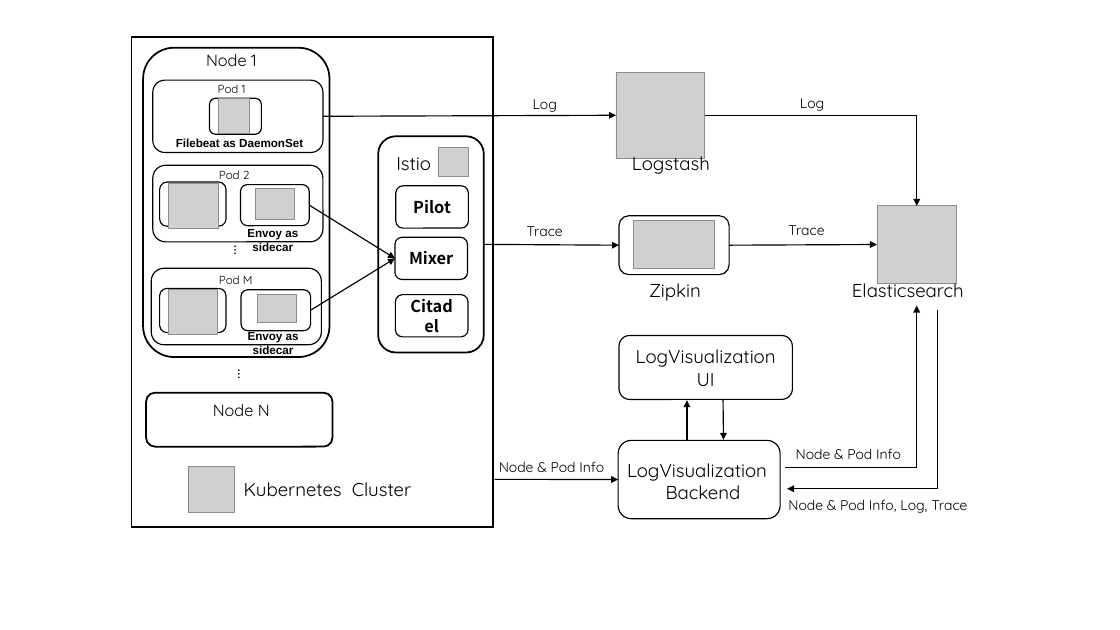
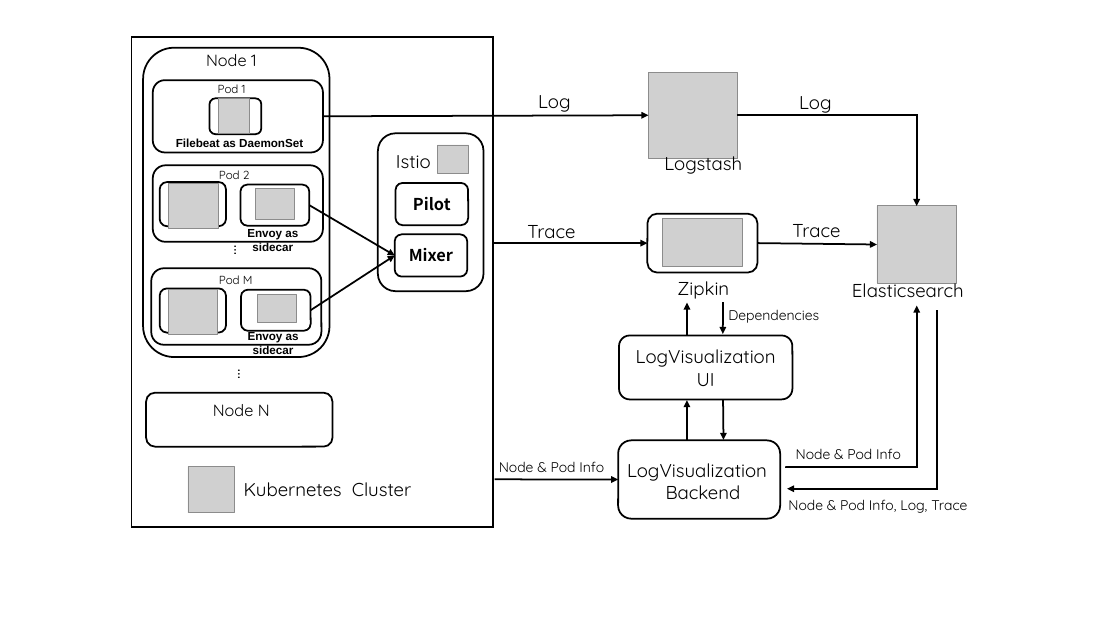
Before and after one commit to Rogen319/logvisualization, a slide deck: slide 4 of architecture.pptx. Drawn at 1120x630 pixels with LibreOffice and Linux fonts; fonts in the diff are those of the drawing; grey boxes stand for pictures. Boxes give left, top, right and bottom in pixels: in the first picture for what was removed or moved away, otherwise in the second. Text is boxed around its words. In the diff, an @@ line names an element or a change of style, - is before the commit and + after.

Commit message:
modify

```diff
--- a/architecture.pptx
+++ b/architecture.pptx
@@ size 12 to 16 pt in 4 elements at box(527, 225, 575, 244), box(792, 224, 840, 244), box(799, 96, 832, 116), box(538, 95, 571, 112) @@
@@ picture: place and size @@
-picture at box(616, 72, 705, 159)
+picture at box(649, 72, 738, 159)
@@ arrow moved from (323, 116) - (616, 115) to (323, 116) - (649, 115) @@
@@ arrow (323, 116) - (649, 115): stroke #000000 1 pt to #000000 1.5 pt @@
@@ elbow arrow moved from (705, 115) - (917, 206) to (737, 115) - (917, 206) @@
@@ elbow arrow (737, 115) - (917, 206): stroke #000000 1 pt to #000000 1.5 pt @@
@@ rounded rectangle: place and size @@
-rounded rectangle at box(378, 136, 484, 352)
+rounded rectangle at box(378, 134, 484, 292)
@@ text "Logstash": place and size @@
-text "Logstash" at box(632, 150, 710, 174)
+text "Logstash" at box(664, 150, 742, 174)
@@ arrow moved from (309, 205) - (395, 259) to (309, 205) - (395, 255) @@
@@ arrow (309, 205) - (395, 255): stroke #000000 1 pt to #000000 1.5 pt @@
@@ outline #000000 1 pt to #000000 1.5 pt in 13 elements at box(619, 335, 792, 399), box(396, 183, 468, 225), box(395, 234, 467, 276), box(209, 98, 261, 134), box(160, 182, 226, 227), box(240, 185, 309, 226), box(160, 288, 226, 333), box(241, 290, 311, 331), box(618, 440, 781, 518), box(153, 80, 323, 152), box(153, 166, 323, 242), box(151, 268, 322, 344), box(648, 213, 758, 272) @@
@@ rounded rectangle: place and size @@
-rounded rectangle at box(619, 216, 729, 275)
+rounded rectangle at box(648, 213, 758, 272)
@@ picture: place and size @@
-picture at box(634, 220, 715, 268)
+picture at box(662, 218, 743, 266)
@@ arrow moved from (311, 310) - (395, 259) to (311, 310) - (395, 255) @@
@@ arrow (311, 310) - (395, 255): stroke #000000 1 pt to #000000 1.5 pt @@
@@ arrow moved from (484, 245) - (619, 245) to (493, 243) - (648, 243) @@
@@ arrow (493, 243) - (648, 243): stroke #000000 1 pt to #000000 1.5 pt @@
@@ arrow moved from (729, 245) - (877, 245) to (758, 243) - (877, 245) @@
@@ arrow (758, 243) - (877, 245): stroke #000000 1 pt to #000000 1.5 pt @@
@@ rounded rectangle removed at box(396, 295, 468, 337) @@
-Citadel
@@ text "Zipkin": place and size @@
-text "Zipkin" at box(649, 283, 701, 301)
+text "Zipkin" at box(677, 281, 729, 299)
@@ arrow added from (687, 335) to (687, 302), #000000 1.5 pt @@
@@ arrow added from (723, 302) to (723, 334), #000000 1.5 pt @@
@@ text added at box(728, 310, 819, 323), 12 pt, text #000000 @@
+Dependencies
@@ elbow arrow (786, 467) - (917, 306): stroke #000000 1 pt to #000000 1.5 pt @@
@@ elbow arrow (938, 310) - (787, 489): stroke #000000 1 pt to #000000 1.5 pt @@
@@ arrow (723, 400) - (723, 440): stroke #000000 1 pt to #000000 1.5 pt @@
@@ arrow (495, 480) - (618, 480): stroke #000000 1 pt to #000000 1.5 pt @@
```
